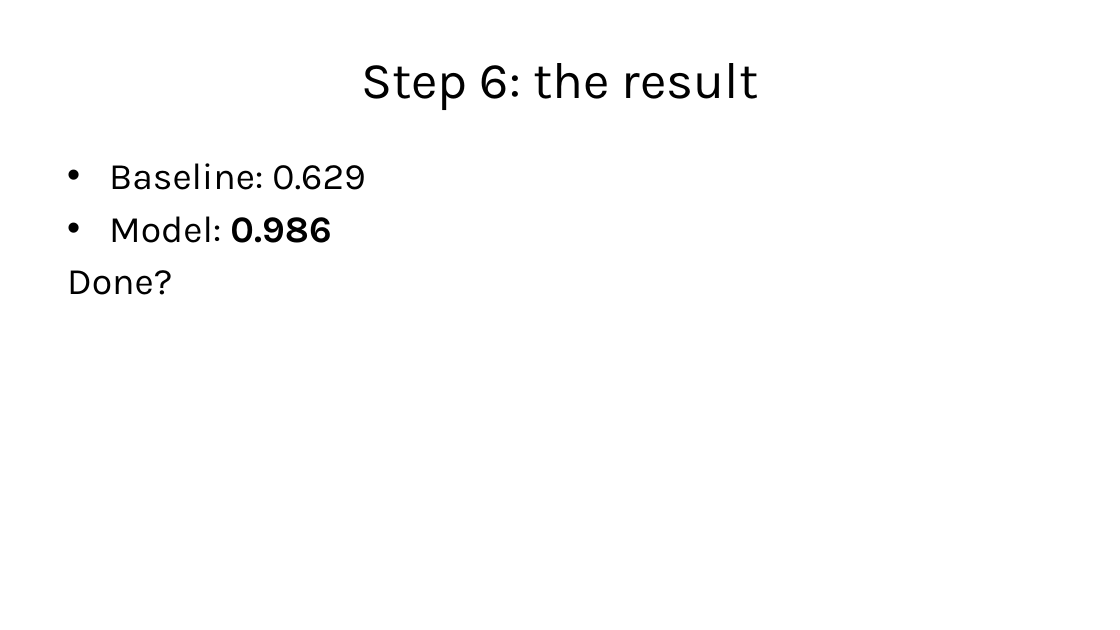
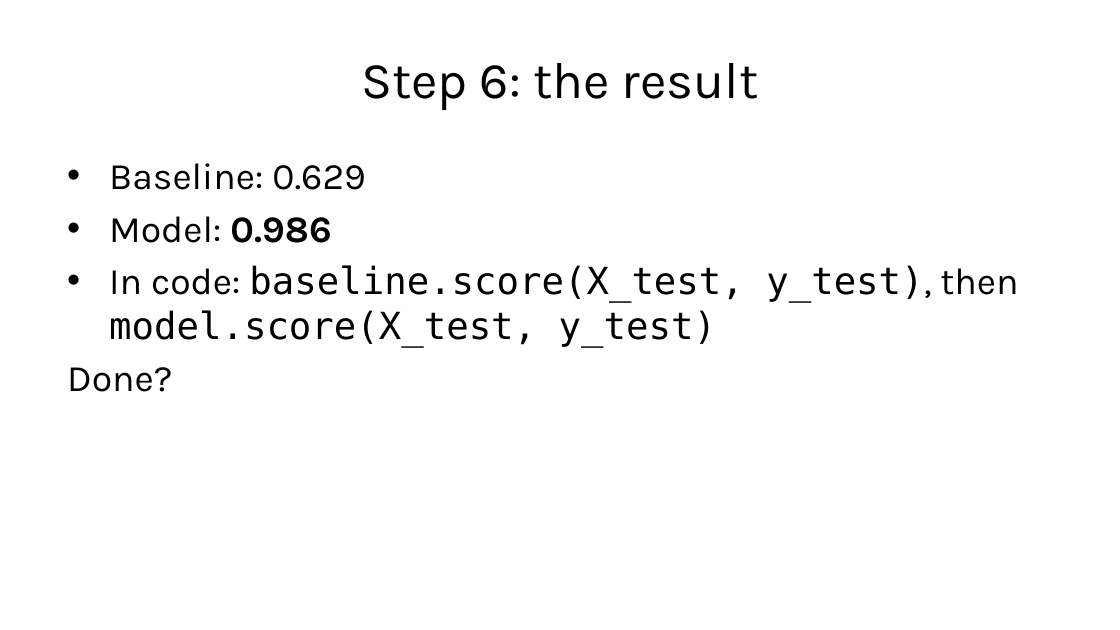
Before and after one commit to fabioantonini/technologies-for-artificial-intelligence, a slide deck: slide 51 of Lessons/01_introduction_and_workflow/Slides/introduction_and_workflow_slides.pptx. Drawn at 1120x630 pixels with LibreOffice and Linux fonts; fonts in the diff are those of the drawing; background and template pictures are left out. Boxes give left, top, right and bottom in pixels: in the first picture for what was removed or moved away, otherwise in the second. Text is boxed around its words. In the diff, an @@ line names an element or a change of style, - is before the commit and + after.

```diff
--- a/Lessons/01_introduction_and_workflow/Slides/introduction_and_workflow_slides.pptx
+++ b/Lessons/01_introduction_and_workflow/Slides/introduction_and_workflow_slides.pptx
@@ text at [109,265,1018,347]: paragraph added @@
+• In code: baseline.score(X_test, y_test), then model.score(X_test, y_test)
```
Also in this commit, not shown: 9 other slides changed, 2 slides added, 2 slides removed, 6 other files.
